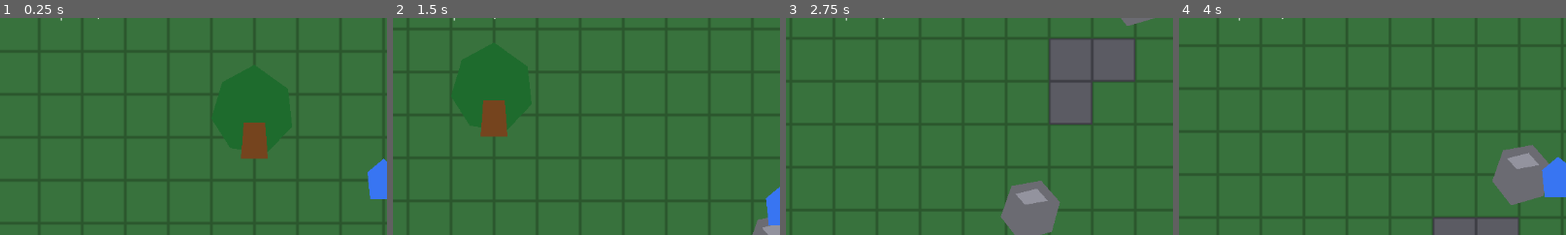
Above: before the commit, frames 1-4 (left to right).
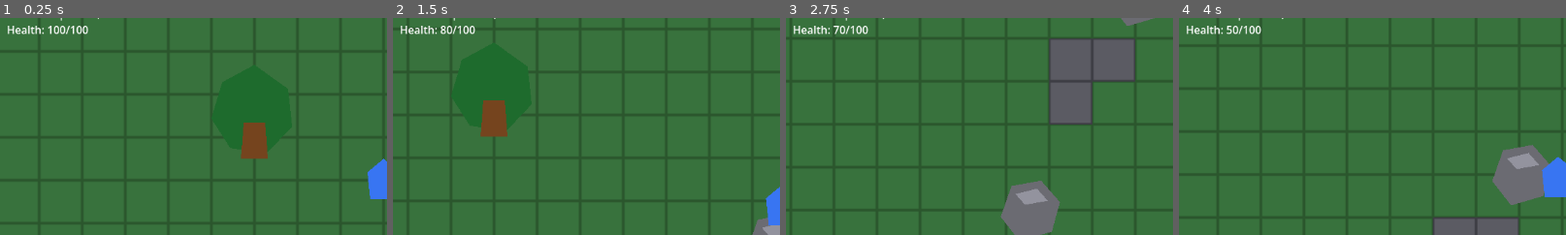
Above: after the commit, the same moments.

Repository: ramonsamagaio/Oathwake-Main
Game: Godot game, scene res://scenes/Main.tscn
The game is run twice, just before and just after one commit, with the same random seed, the same clock (stepped at 60 frames per second) and the same inputs.
Inputs (mouse positions are % of the whole screen's width and height, from its top left):
- Up to frame 1 (0.25 s): no input
- Up to frame 2 (1.5 s): tap Enter at 0.5 s; move the mouse to (72, 45) at 0.52 s; hold D 0.53-1.28 s; tap H at 0.6, 1.35 s; click (72, 45) at 0.67 s; move the mouse to (30, 55) at 1.27 s; hold S from 1.28 s (still down)
- Up to frame 3 (2.75 s): move the mouse to (60, 28) at 2.02 s; release S at 2.03 s; hold D from 2.03 s (still down); tap B at 2.1 s; tap H at 2.3 s
- Up to frame 4 (4 s): move the mouse to (45, 70) at 2.77 s; release D at 2.78 s; hold W 2.78-3.53 s; tap E at 2.85 s; click (45, 70) at 2.92 s; tap H at 3.05, 3.6 s; move the mouse to (80, 65) at 3.52 s; hold A from 3.53 s (still down)
The pictures show only the part of the screen within x 1-50%, y 13-63%; the shares and areas given below are measured in that part.

The runs differ from the first frame. In frame 1, 0.5% of the frame differs, in the area x 2-23%, y 3-8%; in frame 2, 0.4%; in frame 3, 0.4%; in frame 4, 0.4%.

Commit message:
Morrendo e life

Diff:
--- a/scenes/Main.tscn
+++ b/scenes/Main.tscn
@@ -26,15 +26,19 @@
 
 [node name="Tree" parent="World/Resources" instance=ExtResource("3_tree_scene")]
 position = Vector2(-96, -48)
+resource_id = "tree_01"
 
 [node name="Tree2" parent="World/Resources" instance=ExtResource("3_tree_scene")]
 position = Vector2(-160, 96)
+resource_id = "tree_02"
 
 [node name="Rock" parent="World/Resources" instance=ExtResource("4_rock_scene")]
 position = Vector2(112, 64)
+resource_id = "rock_01"
 
 [node name="Rock2" parent="World/Resources" instance=ExtResource("4_rock_scene")]
 position = Vector2(192, -96)
+resource_id = "rock_02"
 
 [node name="Player" parent="." instance=ExtResource("1_player_scene")]
 position = Vector2(0, 0)
@@ -63,5 +67,12 @@
 offset_bottom = 87.0
 text = "Build: Off | Tile: 0, 0"
 
+[node name="HealthLabel" type="Label" parent="UI"]
+offset_left = 16.0
+offset_top = 88.0
+offset_right = 160.0
+offset_bottom = 111.0
+text = "Health: 100/100"
+
 [node name="BuildSystem" type="Node" parent="."]
 script = ExtResource("6_build_system_script")
--- a/scenes/Player.tscn
+++ b/scenes/Player.tscn
@@ -6,7 +6,7 @@
 radius = 12.0
 
 [node name="Player" type="CharacterBody2D" unique_id=1085074921]
-position = Vector2(0, -1)
+position = Vector2(0, -3)
 script = ExtResource("1_player_script")
 
 [node name="Body" type="Polygon2D" parent="." unique_id=213101848]
--- a/scripts/BuildSystem.gd
+++ b/scripts/BuildSystem.gd
@@ -171,6 +171,9 @@
 func _is_resource_at_tile(tile_position: Vector2i) -> bool:
 	for resource_node in resources_root.get_children():
 		if resource_node is Node2D and not resource_node.is_queued_for_deletion():
+			if resource_node.has_method("is_collected") and resource_node.is_collected():
+				continue
+
 			var resource_tile := _global_position_to_grid_cell(resource_node.global_position)
 			if resource_tile == tile_position:
 				return true
--- a/scripts/Main.gd
+++ b/scripts/Main.gd
@@ -4,17 +4,22 @@
 const SAVE_PATH := "user://savegame.json"
 
 var inventory := Inventory.new()
+var collected_resource_ids := {}
 
 @onready var resources_root: Node2D = $World/Resources
 @onready var wood_label: Label = $UI/WoodLabel
 @onready var stone_label: Label = $UI/StoneLabel
+@onready var health_label: Label = $UI/HealthLabel
+@onready var player = $Player
 @onready var build_system = $BuildSystem
 
 
 func _ready() -> void:
 	inventory.changed.connect(_update_resource_labels)
+	player.health_changed.connect(_update_health_label)
 	_connect_resource_nodes()
 	_update_resource_labels()
+	_update_health_label(player.health, player.max_health)
 	load_game()
 
 
@@ -34,7 +39,10 @@
 			resource_node.connect("collected", _on_resource_collected)
 
 
-func _on_resource_collected(resource_name: String, amount: int) -> void:
+func _on_resource_collected(resource_id: String, resource_name: String, amount: int) -> void:
+	if not resource_id.is_empty():
+		collected_resource_ids[resource_id] = true
+
 	add_resource(resource_name, amount)
 
 
@@ -57,6 +65,7 @@
 			"Stone": inventory.get_resource_amount("Stone"),
 		},
 		"walls": build_system.get_built_wall_cells(),
+		"collected_resources": collected_resource_ids.keys(),
 	}
 
 	var save_file := FileAccess.open(SAVE_PATH, FileAccess.WRITE)
@@ -101,9 +110,32 @@
 		wall_cells = []
 
 	build_system.load_built_wall_cells(wall_cells)
+
+	var collected_resources = save_data.get("collected_resources", [])
+	if not collected_resources is Array:
+		collected_resources = []
+
+	_load_collected_resources(collected_resources)
 	print("Loaded game from %s" % SAVE_PATH)
 
 
 func _update_resource_labels() -> void:
 	wood_label.text = "Wood: %d" % inventory.get_resource_amount("Wood")
 	stone_label.text = "Stone: %d" % inventory.get_resource_amount("Stone")
+
+
+func _update_health_label(current_health: int, max_health: int) -> void:
+	health_label.text = "Health: %d/%d" % [current_health, max_health]
+
+
+func _load_collected_resources(resource_ids: Array) -> void:
+	collected_resource_ids.clear()
+
+	for resource_id in resource_ids:
+		collected_resource_ids[str(resource_id)] = true
+
+	for resource_node in resources_root.get_children():
+		if not resource_node.has_method("get_resource_id"):
+			continue
+
+		resource_node.set_collected(collected_resource_ids.has(resource_node.get_resource_id()))
--- a/scripts/Player.gd
+++ b/scripts/Player.gd
@@ -1,10 +1,25 @@
 extends CharacterBody2D
 
+signal health_changed(current_health: int, max_health: int)
+
 @export var speed: float = 180.0
+@export var max_health: int = 100
+
+var health: int = 100
+var spawn_position := Vector2.ZERO
 
 
 func _ready() -> void:
 	add_to_group("player")
+	spawn_position = global_position
+	health = max_health
+	health_changed.emit(health, max_health)
+
+
+func _unhandled_input(event: InputEvent) -> void:
+	if event is InputEventKey and event.pressed and not event.echo and event.keycode == KEY_H:
+		take_damage(10)
+		get_viewport().set_input_as_handled()
 
 
 func _physics_process(_delta: float) -> void:
@@ -21,3 +36,30 @@
 
 	velocity = direction.normalized() * speed
 	move_and_slide()
+
+
+func take_damage(amount: int) -> void:
+	if amount <= 0:
+		return
+
+	health = max(health - amount, 0)
+	health_changed.emit(health, max_health)
+
+	if health == 0:
+		_die()
+
+
+func heal(amount: int) -> void:
+	if amount <= 0:
+		return
+
+	health = min(health + amount, max_health)
+	health_changed.emit(health, max_health)
+
+
+func _die() -> void:
+	print("Player died")
+	global_position = spawn_position
+	velocity = Vector2.ZERO
+	health = max_health
+	health_changed.emit(health, max_health)
--- a/scripts/ResourceNode.gd
+++ b/scripts/ResourceNode.gd
@@ -1,19 +1,28 @@
 extends Area2D
 
-signal collected(resource_name: String, amount: int)
+signal collected(resource_id: String, resource_name: String, amount: int)
 
+@export var resource_id: String = ""
 @export var resource_name: String = "Resource"
 @export var collect_amount: int = 1
 
 var player_in_range := false
+var collected_state := false
 
 
 func _ready() -> void:
+	if resource_id.is_empty():
+		resource_id = _generate_fallback_resource_id()
+		print("ResourceNode missing resource_id. Generated fallback id: %s" % resource_id)
+
 	body_entered.connect(_on_body_entered)
 	body_exited.connect(_on_body_exited)
 
 
 func _unhandled_input(event: InputEvent) -> void:
+	if collected_state:
+		return
+
 	if not player_in_range:
 		return
 
@@ -23,9 +32,12 @@
 
 
 func _collect() -> void:
+	if collected_state:
+		return
+
 	print("Collected %d %s" % [collect_amount, resource_name])
-	collected.emit(resource_name, collect_amount)
-	queue_free()
+	set_collected(true)
+	collected.emit(resource_id, resource_name, collect_amount)
 
 
 func _on_body_entered(body: Node2D) -> void:
@@ -36,3 +48,32 @@
 func _on_body_exited(body: Node2D) -> void:
 	if body.is_in_group("player"):
 		player_in_range = false
+
+
+func get_resource_id() -> String:
+	return resource_id
+
+
+func is_collected() -> bool:
+	return collected_state
+
+
+func set_collected(is_resource_collected: bool) -> void:
+	collected_state = is_resource_collected
+	player_in_range = false
+	visible = not collected_state
+	monitoring = not collected_state
+	monitorable = not collected_state
+	_set_collision_shapes_disabled(self, collected_state)
+
+
+func _generate_fallback_resource_id() -> String:
+	return str(get_path()).replace("/", "_").replace(":", "_")
+
+
+func _set_collision_shapes_disabled(node: Node, is_disabled: bool) -> void:
+	for child in node.get_children():
+		if child is CollisionShape2D:
+			child.disabled = is_disabled
+
+		_set_collision_shapes_disabled(child, is_disabled)
